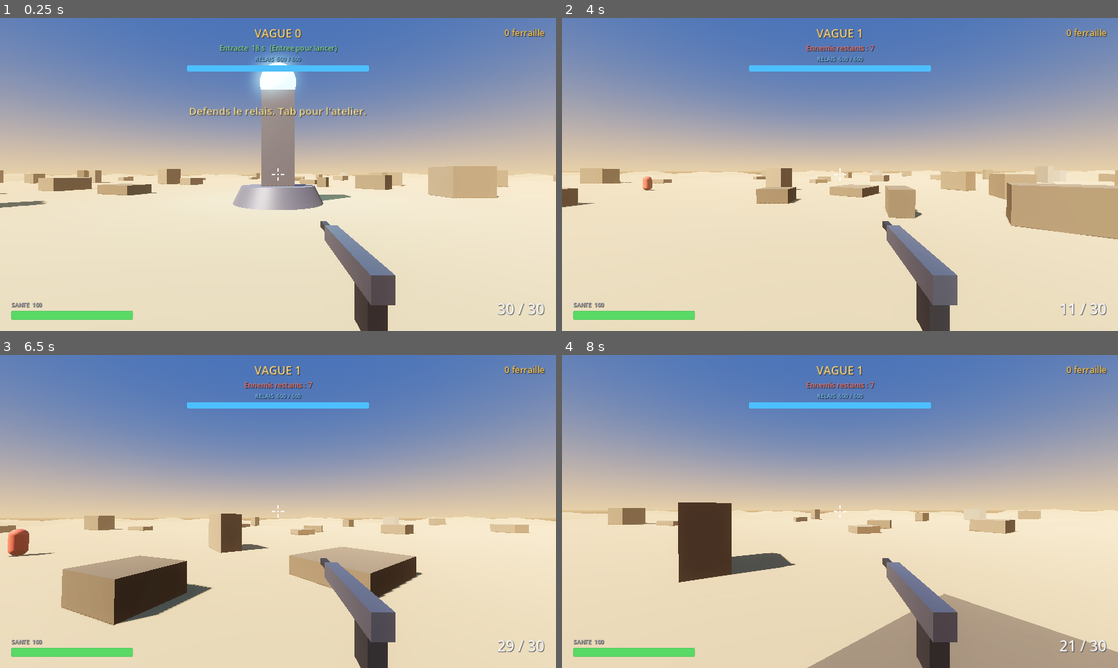
Above: before the commit, frames 1-4 (two rows, left to right).
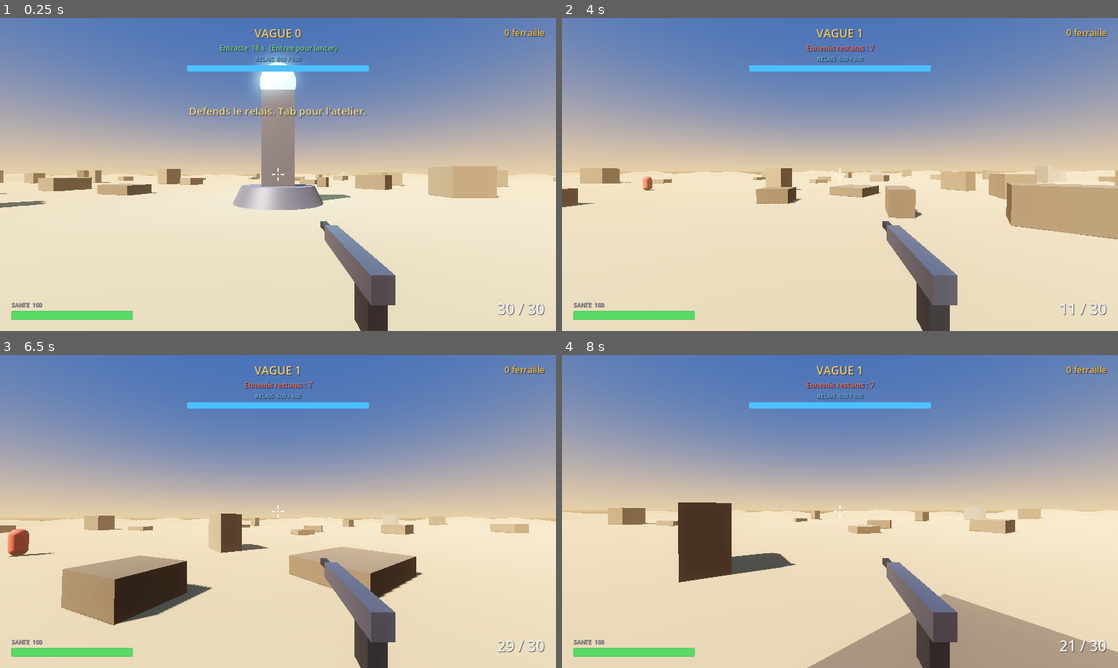
Above: after the commit, the same moments.

Repository: 100zb/tour-de-garde
Game: Godot game, scene res://scenes/main.tscn
Same seed, same stepped clock (60 frames per second), same inputs: the game is played once before the commit and once after it.
Inputs (mouse positions are in pixels of both pictures, inside the frame that each line leads up to):
- Up to frame 1 (0.25 s): no input
- Up to frame 2 (4 s): tap Enter (restart) at 0.5 s; move the mouse to (867, 174) at 0.52 s; press the mouse at (867, 174) at 0.53 s; hold W (move_forward) from 0.53 s (still down); tap Space (jump) at 0.77, 1.52, 3.02, 3.77 s; move the mouse to (812, 174) at 1.27 s; release the mouse at (812, 174) at 1.28 s; tap Shift (sprint) at 1.35, 2.85 s; move the mouse to (851, 168) at 2.02 s; press the mouse at (851, 168) at 2.03 s; move the mouse to (834, 180) at 2.77 s; release the mouse at (834, 180) at 2.78 s; click (834, 180) at 2.92 s; move the mouse to (878, 177) at 3.52 s; press the mouse at (878, 177) at 3.53 s
- Up to frame 3 (6.5 s): tap R (reload) at 4.15 s; move the mouse to (233, 508) at 4.27 s; release the mouse at (233, 508) at 4.28 s; tap Shift (sprint) at 4.35, 5.85 s; tap Space (jump) at 4.52, 6.02 s; move the mouse to (283, 511) at 5.02 s; press the mouse at (283, 511) at 5.03 s; move the mouse to (255, 505) at 5.77 s; release W (move_forward) at 5.78 s; release the mouse at (255, 505) at 5.78 s; hold D (move_right) from 5.78 s (still down)
- Up to frame 4 (8 s): move the mouse to (867, 511) at 6.52 s; release D (move_right) at 6.53 s; press the mouse at (867, 511) at 6.53 s; hold W (move_forward) from 6.53 s (still down); tap Space (jump) at 6.77, 7.52 s; move the mouse to (812, 511) at 7.27 s; release the mouse at (812, 511) at 7.28 s; tap Shift (sprint) at 7.35 s; click (812, 511) at 7.42 s

The runs differ from the first frame. In frame 1, less than 0.1% of the frame differs, in the area x 4-100%, y 49-52%; in frame 2, less than 0.1%, in the area x 7-100%, y 48-53%; in frame 3, less than 0.1%; in frame 4, less than 0.1%.

Commit message:
Corrige les ennemis qui restent figes pres des obstacles
Deux causes independantes identifiees et corrigees suite a un signalement
en jeu :

1. Les rochers et murs en ruine etaient places en supposant un sol plat
   (y = hauteur_objet * offset), mais le terrain (Phase 1) a du relief au
   dela de 55 m — hors de la zone plate garantie autour du relais. Certains
   objets flottaient au-dessus du sol reel ou s'enfoncaient dedans, ce qui
   pouvait desynchroniser la collision physique de ce que le maillage de
   navigation avait realise etre praticable a cet endroit. Expose desormais
   terrain.gd::get_height(x, z) (meme bruit que le maillage, stocke en
   membre au lieu d'une variable locale) et l'utilise pour poser rochers et
   murs a la vraie hauteur du sol.

2. Aucun filet de securite si le pathfinding renvoyait un point de chemin
   quasi identique a la position actuelle (agent coince contre un obstacle
   mal degage) : to_next_point.normalized() s'effondre pres de zero, et
   sans autre ennemi a proximite pour pousser via _separation(), la
   vitesse retombe a zero par move_toward — l'ennemi se fige. Ajoute une
   verification periodique (une fois par seconde) : si l'ennemi n'a pas
   reellement avance, on force un nouveau chemin (_nav_update_timer = 0)
   et on applique une poussee laterale temporaire pour le decoincer.
   Desactive proprement pendant les phases d'attaque (immobilite
   volontaire, ne doit pas compter comme bloque).

Verifie sous headless (rapide, sans avoir besoin du bake GPU lent) :
- 70 rochers et 10 murs verifies, 0 incoherence de hauteur (contre un
  ecart mesure allant jusqu'a plusieurs metres avant le correctif, ex.
  rocher a 88.7 m du centre : sol reel a y=-0.27, ancien code l'aurait
  pose vers y=0.3-1.4 en ignorant ce decalage).
- Logique de decoincement testee frame par frame (1/60s, comme en jeu
  reel) : un ennemi completement immobile declenche la poussee et force
  un nouveau chemin apres ~2s ; un ennemi qui se deplace normalement ne
  declenche jamais a tort.

Co-Authored-By: Claude Sonnet 5 <noreply@anthropic.com>
Claude-Session: https://claude.ai/code/session_01JfH1K84Rym112DTN6enNAS

Diff:
--- a/scripts/enemy.gd
+++ b/scripts/enemy.gd
@@ -19,6 +19,15 @@
 
 const NAV_UPDATE_INTERVAL := 0.25
 
+## Si l'ennemi avance moins que ce seuil pendant tout un intervalle alors
+## qu'il essaie de se deplacer (coince contre un obstacle mal degage du
+## maillage de navigation, par exemple), on force un nouveau chemin et on le
+## pousse temporairement de cote pour le decoincer.
+const STUCK_CHECK_INTERVAL := 1.0
+const STUCK_DISTANCE_THRESHOLD := 0.4
+const STUCK_NUDGE_STRENGTH := 2.5
+const STUCK_NUDGE_DURATION := 0.6
+
 var kind: Kind = Kind.RODEUR
 var max_health: float = 40.0
 var health: float = 40.0
@@ -28,6 +37,11 @@
 
 var _attack_cooldown := 0.0
 var _nav_update_timer := 0.0
+var _stuck_check_timer := STUCK_CHECK_INTERVAL
+var _stuck_check_started := false
+var _stuck_last_position := Vector3.ZERO
+var _stuck_nudge_dir := Vector3.ZERO
+var _stuck_nudge_timer := 0.0
 var _relay: Node3D
 var _player: Node3D
 var _material: StandardMaterial3D
@@ -93,11 +107,17 @@
 		velocity.x = move_toward(velocity.x, 0.0, ACCELERATION * speed * delta)
 		velocity.z = move_toward(velocity.z, 0.0, ACCELERATION * speed * delta)
 		_try_attack(target)
+		# On attaque volontairement immobile : ne pas compter ca comme coince,
+		# et repartir d'une mesure fraiche quand le deplacement reprendra.
+		_stuck_check_started = false
+		_stuck_nudge_dir = Vector3.ZERO
+		_stuck_nudge_timer = 0.0
 	else:
 		_update_navigation(target, delta)
+		_update_stuck_check(delta)
 		var to_next_point := nav_agent.get_next_path_position() - global_position
 		to_next_point.y = 0.0
-		var desired := to_next_point.normalized() * speed + _separation()
+		var desired := to_next_point.normalized() * speed + _separation() + _stuck_nudge_dir * STUCK_NUDGE_STRENGTH
 		velocity.x = move_toward(velocity.x, desired.x, ACCELERATION * speed * delta)
 		velocity.z = move_toward(velocity.z, desired.z, ACCELERATION * speed * delta)
 		_face(to_next_point)
@@ -116,6 +136,30 @@
 	if _nav_update_timer <= 0.0:
 		_nav_update_timer = NAV_UPDATE_INTERVAL
 		nav_agent.target_position = target.global_position
+
+## Verifie une fois par intervalle si l'ennemi a reellement avance. Si non,
+## force un nouveau chemin et applique une poussee laterale temporaire pour
+## le sortir d'un obstacle mal degage.
+func _update_stuck_check(delta: float) -> void:
+	_stuck_check_timer -= delta
+	if _stuck_check_timer <= 0.0:
+		_stuck_check_timer = STUCK_CHECK_INTERVAL
+		var flat_position := global_position
+		flat_position.y = 0.0
+		if _stuck_check_started and flat_position.distance_to(_stuck_last_position) < STUCK_DISTANCE_THRESHOLD:
+			_nav_update_timer = 0.0
+			var side := Vector3(-velocity.z, 0.0, velocity.x)
+			if side.length_squared() < 0.01:
+				side = Vector3.FORWARD.rotated(Vector3.UP, randf() * TAU)
+			_stuck_nudge_dir = side.normalized()
+			_stuck_nudge_timer = STUCK_NUDGE_DURATION
+		_stuck_last_position = flat_position
+		_stuck_check_started = true
+
+	if _stuck_nudge_timer > 0.0:
+		_stuck_nudge_timer -= delta
+		if _stuck_nudge_timer <= 0.0:
+			_stuck_nudge_dir = Vector3.ZERO
 
 func _pick_target() -> Node3D:
 	var player_alive: bool = is_instance_valid(_player) and not _player.is_dead
--- a/scripts/main.gd
+++ b/scripts/main.gd
@@ -148,10 +148,14 @@
 		var height := rng.randf_range(0.8, 3.6)
 		var depth := rng.randf_range(1.2, 4.5)
 
+		var pos_x := cos(angle) * distance
+		var pos_z := sin(angle) * distance
+		var ground_y: float = $NavigationRegion3D/Ground.get_height(pos_x, pos_z)
+
 		var body := StaticBody3D.new()
 		body.collision_layer = 1
 		body.collision_mask = 0
-		body.position = Vector3(cos(angle) * distance, height * 0.4, sin(angle) * distance)
+		body.position = Vector3(pos_x, ground_y + height * 0.4, pos_z)
 		body.rotation.y = rng.randf() * TAU
 		rocks.add_child(body)
 
@@ -191,10 +195,14 @@
 		var height := rng.randf_range(2.2, 3.8)
 		var thickness := rng.randf_range(0.8, 1.3)
 
+		var pos_x := cos(angle) * distance
+		var pos_z := sin(angle) * distance
+		var ground_y: float = $NavigationRegion3D/Ground.get_height(pos_x, pos_z)
+
 		var body := StaticBody3D.new()
 		body.collision_layer = 1
 		body.collision_mask = 0
-		body.position = Vector3(cos(angle) * distance, height * 0.5, sin(angle) * distance)
+		body.position = Vector3(pos_x, ground_y + height * 0.5, pos_z)
 		body.rotation.y = rng.randf() * TAU
 		ruins.add_child(body)
 
--- a/scripts/terrain.gd
+++ b/scripts/terrain.gd
@@ -12,10 +12,12 @@
 @onready var mesh_instance: MeshInstance3D = $GroundMesh
 @onready var collision: CollisionShape3D = $GroundCollision
 
+var _noise: FastNoiseLite
+
 func _ready() -> void:
-	var noise := FastNoiseLite.new()
-	noise.seed = 20260915
-	noise.frequency = 0.015
+	_noise = FastNoiseLite.new()
+	_noise.seed = 20260915
+	_noise.frequency = 0.015
 
 	var plane := PlaneMesh.new()
 	plane.size = Vector2(SIZE, SIZE)
@@ -30,7 +32,7 @@
 
 	for i in mdt.get_vertex_count():
 		var v := mdt.get_vertex(i)
-		v.y = _height_at(v.x, v.z, noise)
+		v.y = _height_at(v.x, v.z, _noise)
 		mdt.set_vertex(i, v)
 
 	array_mesh.clear_surfaces()
@@ -55,6 +57,12 @@
 	var slope := smoothstep(FLAT_RADIUS, HILLY_RADIUS, distance)
 	return noise.get_noise_2d(x, z) * AMPLITUDE * slope
 
+## Meme calcul que le maillage, expose pour que d'autres scripts (les
+## rochers, les ruines) puissent poser leurs objets a la vraie hauteur du
+## sol au lieu de supposer un terrain plat.
+func get_height(x: float, z: float) -> float:
+	return _height_at(x, z, _noise)
+
 func _sand_material() -> StandardMaterial3D:
 	var material := StandardMaterial3D.new()
 	material.albedo_color = Color(0.72, 0.58, 0.38)
